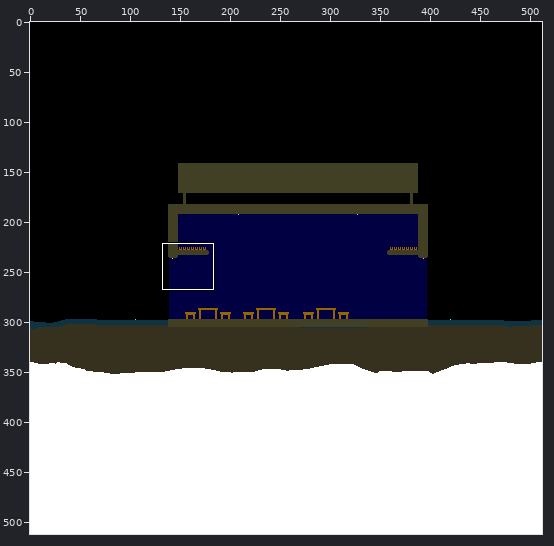
Sprite sheet: files/biome/deadvillage/2.png. The picture above shows the old version from afar; the outline marks the close-up.
Close-up. Before:
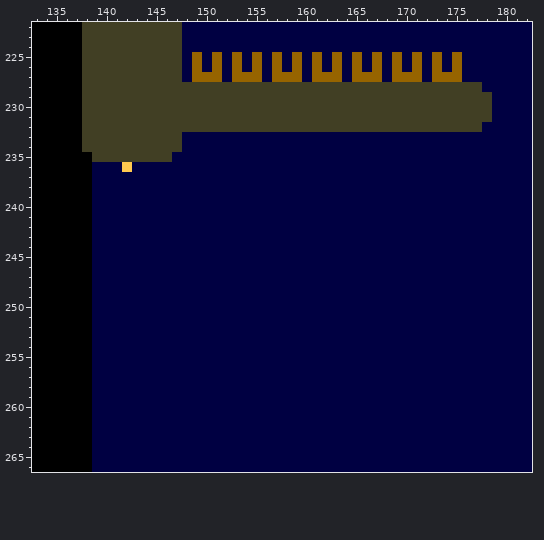
The file is 512x512 pixels. Shown: x 133..182, y 222..266. The commit also changed other parts of the picture, which this record leaves out.
After:
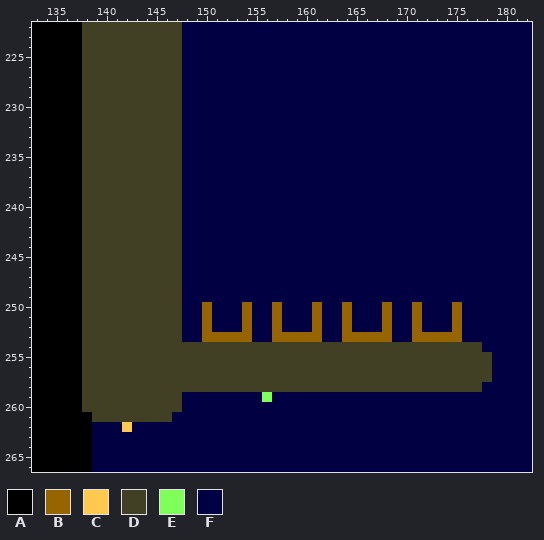
Palette (. is transparent): A #000000  B #966400  C #ffc94f  D #413f24  E #80ff5a  F #000042
The edit:
y 225..226: x 149 B -> F; x 151 B -> F; x 153 B -> F; x 155 B -> F; x 157 B -> F; x 159 B -> F; x 161 B -> F; x 163 B -> F; x 165 B -> F; x 167 B -> F; x 169 B -> F; x 171 B -> F; x 173 B -> F; x 175 B -> F
y 227: x 149..151 BBB -> FFF; x 153..155 BBB -> FFF; x 157..159 BBB -> FFF; x 161..163 BBB -> FFF; x 165..167 BBB -> FFF; x 169..171 BBB -> FFF; x 173..175 BBB -> FFF
y 228: x 148..177 DDDDDDDDDDDDDDDDDDDDDDDDDDDDDD -> FFFFFFFFFFFFFFFFFFFFFFFFFFFFFF
y 229..231: x 148..178 DDDDDDDDDDDDDDDDDDDDDDDDDDDDDDD -> FFFFFFFFFFFFFFFFFFFFFFFFFFFFFFF
y 232: x 148..177 DDDDDDDDDDDDDDDDDDDDDDDDDDDDDD -> FFFFFFFFFFFFFFFFFFFFFFFFFFFFFF
y 235: x 138 A -> D; x 147 F -> D
y 236: x 138..147 AFFFCFFFFF -> DDDDDDDDDD
y 237..249: x 138..147 AFFFFFFFFF -> DDDDDDDDDD
y 250..252: x 138..147 AFFFFFFFFF -> DDDDDDDDDD; x 150 F -> B; x 154 F -> B; x 157 F -> B; x 161 F -> B; x 164 F -> B; x 168 F -> B; x 171 F -> B; x 175 F -> B
y 253: x 138..147 AFFFFFFFFF -> DDDDDDDDDD; x 150..154 FFFFF -> BBBBB; x 157..161 FFFFF -> BBBBB; x 164..168 FFFFF -> BBBBB; x 171..175 FFFFF -> BBBBB
y 254: x 138..177 AFFFFFFFFFFFFFFFFFFFFFFFFFFFFFFFFFFFFFFF -> DDDDDDDDDDDDDDDDDDDDDDDDDDDDDDDDDDDDDDDD
y 255..257: x 138..178 AFFFFFFFFFFFFFFFFFFFFFFFFFFFFFFFFFFFFFFFF -> DDDDDDDDDDDDDDDDDDDDDDDDDDDDDDDDDDDDDDDDD
y 258: x 138..177 AFFFFFFFFFFFFFFFFFFFFFFFFFFFFFFFFFFFFFFF -> DDDDDDDDDDDDDDDDDDDDDDDDDDDDDDDDDDDDDDDD
y 259: x 138..147 AFFFFFFFFF -> DDDDDDDDDD; x 156 F -> E
y 260: x 138..147 AFFFFFFFFF -> DDDDDDDDDD
y 261: x 139..146 FFFFFFFF -> DDDDDDDD
y 262: x 142 F -> C
